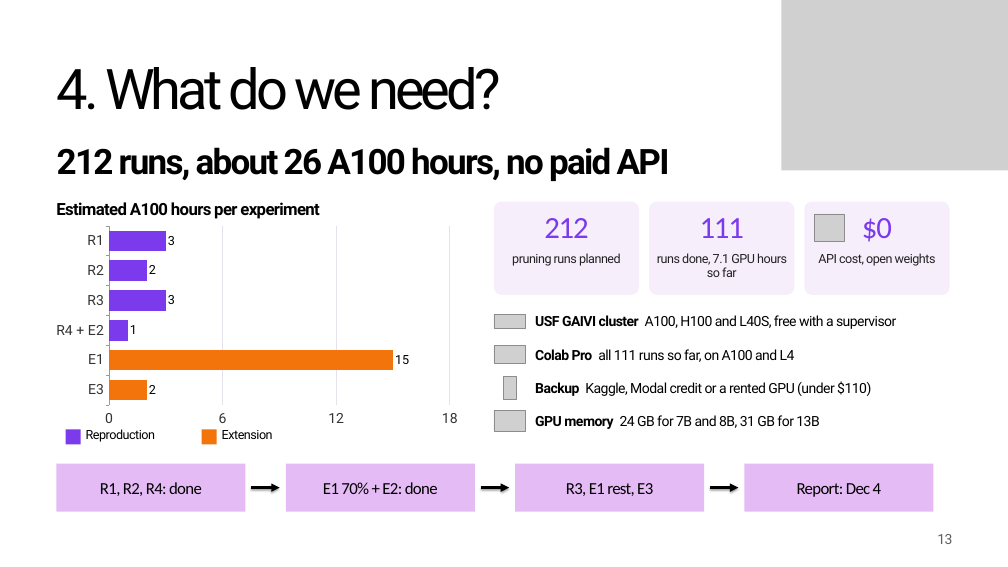
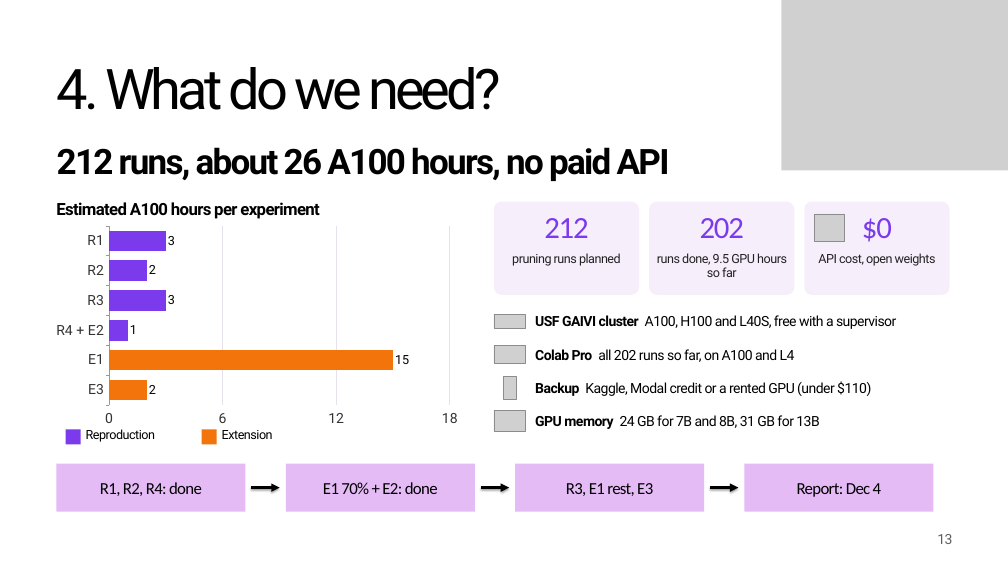
Before and after one commit to khangpt2k6/NLP_CLASS, a slide deck: slide 13 of presentation/ProjectPresentation_TKP-XGHN.pptx. Drawn at 1008x567 pixels with LibreOffice and Linux fonts; fonts in the diff are those of the drawing; grey boxes stand for pictures; background and template pictures are left out. Boxes give left, top, right and bottom in pixels: in the first picture for what was removed or moved away, otherwise in the second. Text is boxed around its words. In the diff, an @@ line names an element or a change of style, - is before the commit and + after.

```diff
--- a/presentation/ProjectPresentation_TKP-XGHN.pptx
+++ b/presentation/ProjectPresentation_TKP-XGHN.pptx
@@ text at (x1=700, y1=218, x2=744, y2=238): text changed @@
-111
+202
@@ text at (x1=657, y1=253, x2=787, y2=277): text changed @@
-runs done, 7.1 GPU hours so far
+runs done, 9.5 GPU hours so far
@@ text at (x1=535, y1=349, x2=795, y2=362): text changed @@
-Colab Pro all 111 runs so far, on A100 and L4
+Colab Pro all 202 runs so far, on A100 and L4
```
Also in this commit, not shown: 2 other slides changed, 45 other files.
